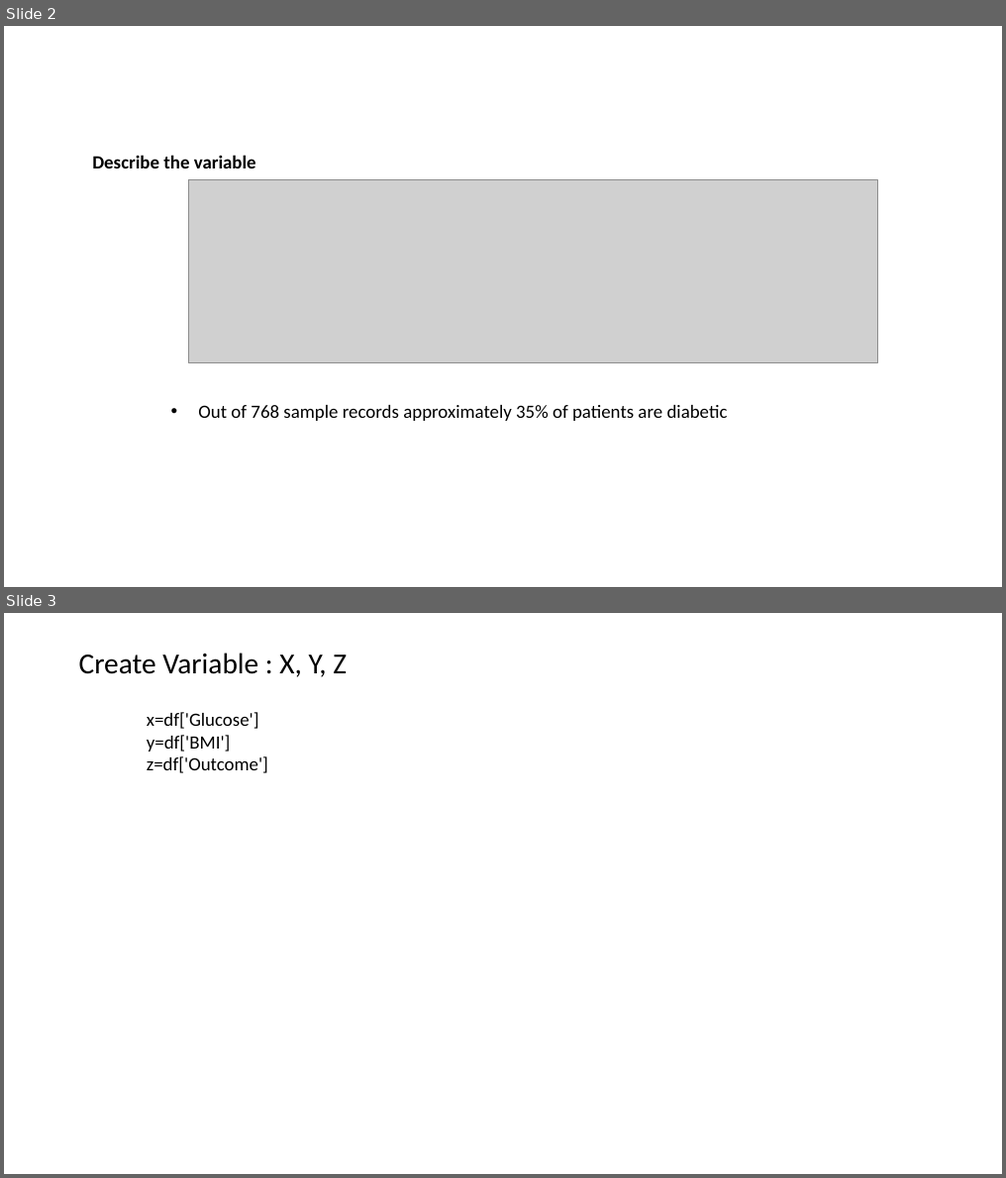
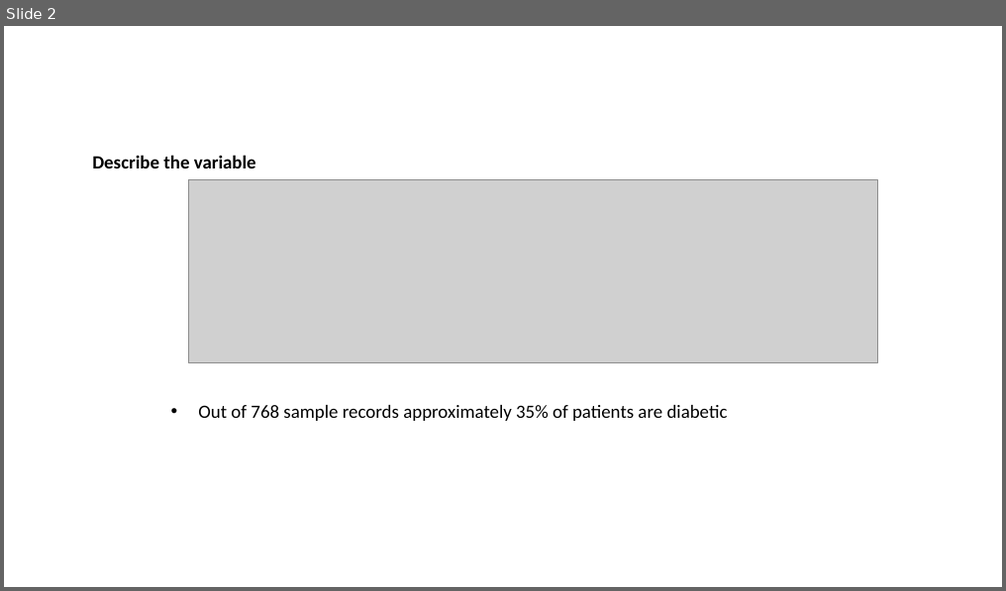
Before and after one commit to jacobmat/DataAnalysis-Projects, a slide deck: Pima India Diabetes Analysis-v1.pptx. Shown one above the other, each under a label of ours: slides 2 and 3 before the commit, slide 2 after it. The pictures are 1006x1178 and 1006x591 pixels, drawn with LibreOffice and Linux fonts; fonts in the diff are those of the drawing; grey boxes stand for pictures. Boxes give left, top, right and bottom in pixels: in the first picture for what was removed or moved away, otherwise in the second. Text is boxed around its words. In the diff, an @@ line names an element or a change of style, - is before the commit and + after.

```diff
--- a/Pima India Diabetes Analysis-v1.pptx
+++ b/Pima India Diabetes Analysis-v1.pptx
@@ slide 3 removed at (4,613,1002,1174), background #FFFFFF @@
@@ title removed at (79,653,347,677) @@
-Create Variable : X, Y, Z
@@ text removed at (147,712,268,773) @@
-x=df['Glucose']
-y=df['BMI']
-z=df['Outcome']
```
Also in this commit, not shown: 4 slides changed.
